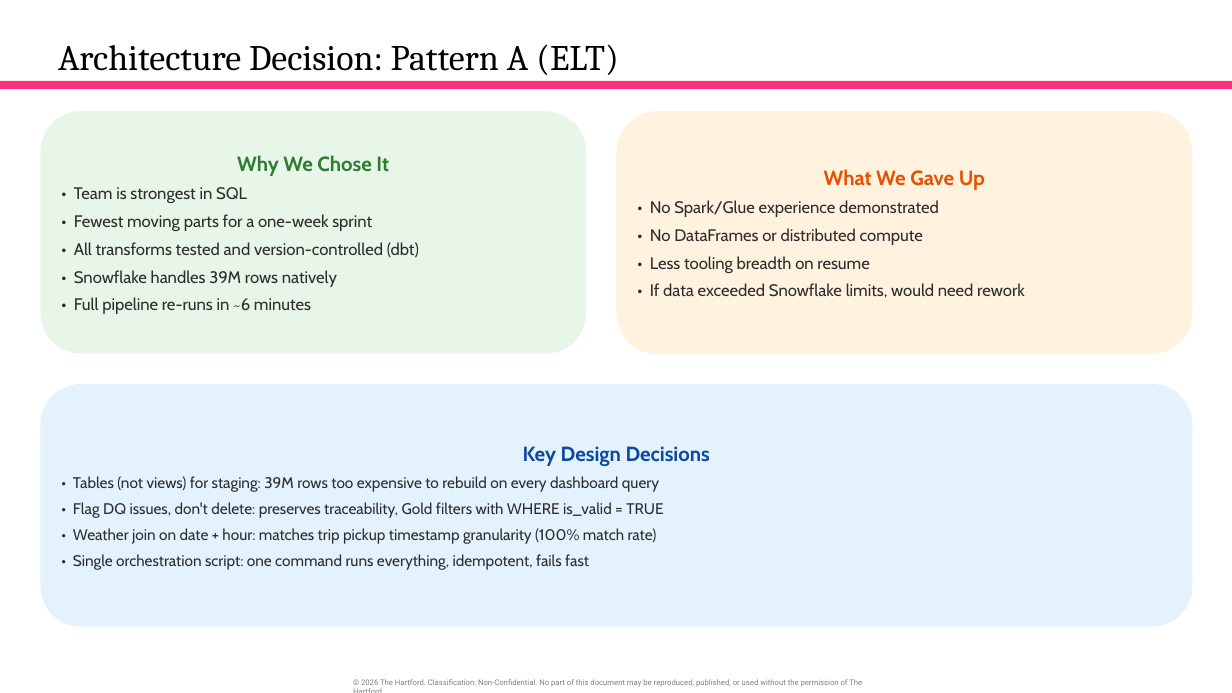
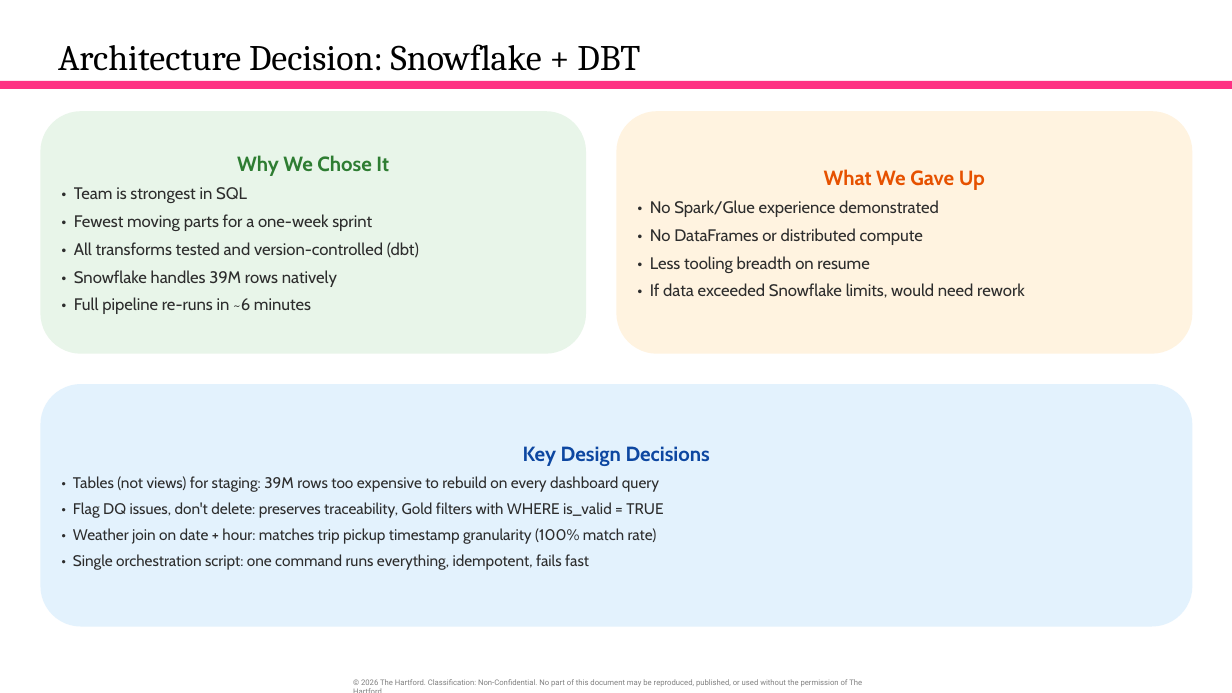
Before and after one commit to orlandojmarin/nyc-taxi-capstone, a slide deck: slide 9 of docs/Capstone_Presentation.pptx. Drawn at 1232x693 pixels with LibreOffice and Linux fonts; fonts in the diff are those of the drawing. Boxes give left, top, right and bottom in pixels: in the first picture for what was removed or moved away, otherwise in the second. Text is boxed around its words. In the diff, an @@ line names an element or a change of style, - is before the commit and + after.

```diff
--- a/docs/Capstone_Presentation.pptx
+++ b/docs/Capstone_Presentation.pptx
@@ title at <box>58,44,640,71</box>: text changed @@
-Architecture Decision: Pattern A (ELT)
+Architecture Decision: Snowflake + DBT
```
Also in this commit, not shown: 2 other slides changed, 10 slides added, 1 slide removed, 1 other file.
